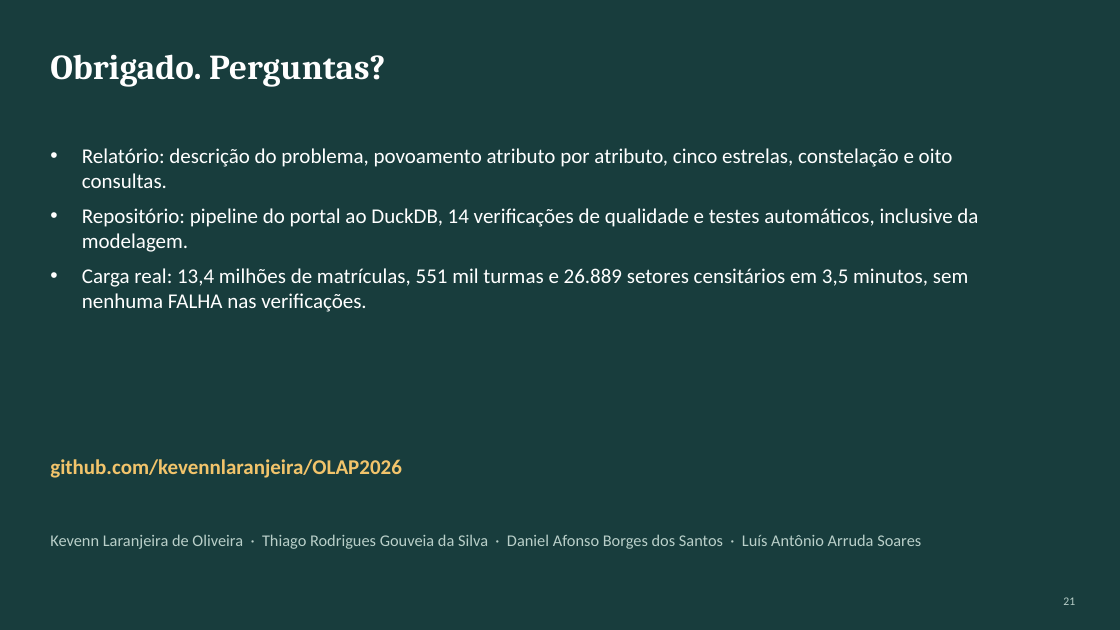
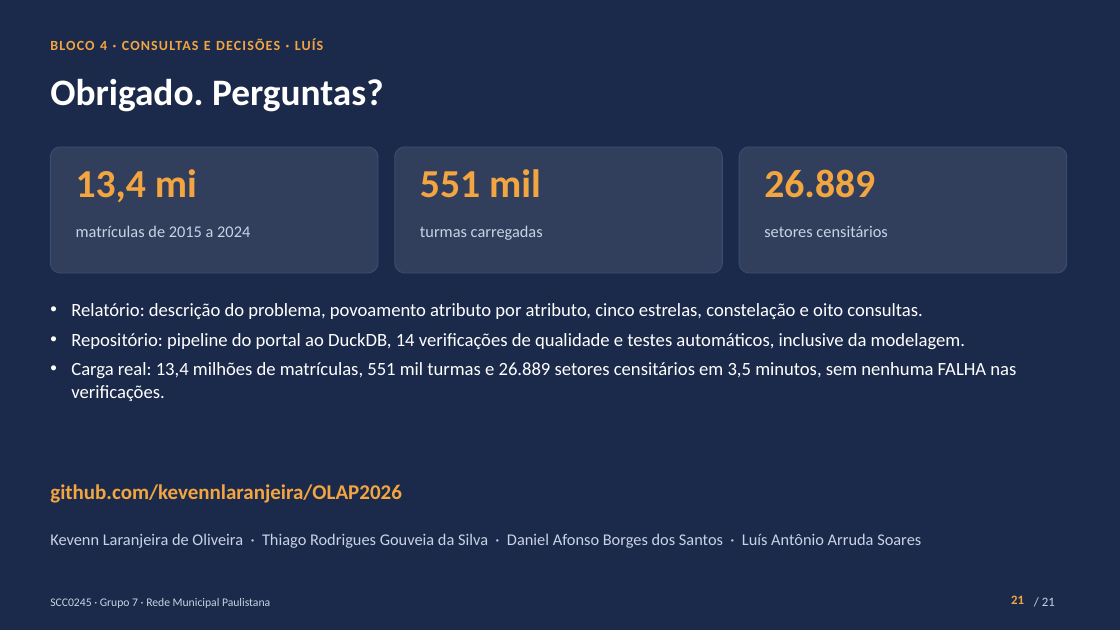
Before and after one commit to kevennlaranjeira/OLAP2026, a slide deck: slide 21 of docs/apresentacao/apresentacao-projeto1.pptx. Drawn at 1120x630 pixels with LibreOffice and Linux fonts; fonts in the diff are those of the drawing. Boxes give left, top, right and bottom in pixels: in the first picture for what was removed or moved away, otherwise in the second. Text is boxed around its words. In the diff, an @@ line names an element or a change of style, - is before the commit and + after.

Commit message:
docs(apresentacao): novo visual, número de página e animações (#4)
Slides com paleta única no tema, etiqueta de bloco e de quem apresenta, número de página, transição de esmaecimento e entrada em sequência dos cartões. Teste novo confere número de página, transição e animação.

```diff
--- a/docs/apresentacao/apresentacao-projeto1.pptx
+++ b/docs/apresentacao/apresentacao-projeto1.pptx
@@ background #183D3D to #1B2A4A @@
@@ text "Obrigado. Perguntas?": place and size @@
-text "Obrigado. Perguntas?" at box(50, 54, 385, 86)
+text "Obrigado. Perguntas?" at box(50, 78, 384, 112)
@@ text "Obrigado. Perguntas?" at box(50, 78, 384, 112): size 30 to 32 pt, font Cambria to Calibri @@
@@ text added at box(50, 38, 323, 50), 12 pt, text #F2A541, bold @@
+BLOCO 4 · CONSULTAS E DECISÕES · LUÍS
@@ rounded rectangle added at box(50, 147, 378, 273), fill #FFFFFF at 10% opacity, outline #3A4D73 0.75 pt @@
@@ rounded rectangle added at box(395, 147, 723, 273), fill #FFFFFF at 10% opacity, outline #3A4D73 0.75 pt @@
@@ rounded rectangle added at box(739, 147, 1067, 273), fill #FFFFFF at 10% opacity, outline #3A4D73 0.75 pt @@
@@ text added at box(76, 169, 197, 202), 34 pt, text #F2A541, bold @@
+13,4 mi
@@ text added at box(420, 169, 541, 198), 34 pt, text #F2A541, bold @@
+551 mil
@@ text added at box(764, 169, 875, 198), 34 pt, text #F2A541, bold @@
+26.889
@@ text added at box(76, 225, 250, 237), 14 pt, text #C9D3E6 @@
+matrículas de 2015 a 2024
@@ text added at box(420, 225, 543, 240), 14 pt, text #C9D3E6 @@
+turmas carregadas
@@ text added at box(764, 226, 887, 237), 14 pt, text #C9D3E6 @@
+setores censitários
@@ text "Relatório: descrição do problema, povoamento ...": place and size @@
-text "Relatório: descrição do problema, povoamento ..." at box(82, 148, 978, 312)
+text "Relatório: descrição do problema, povoamento ..." at box(71, 303, 1016, 401)
@@ text "Relatório: descrição do problema, povoamento ..." at box(71, 303, 1016, 401): size 18 to 16 pt; indent changed; less space between paragraphs @@
@@ text "github.com/kevennlaranjeira/OLAP2026": place and size @@
-text "github.com/kevennlaranjeira/OLAP2026" at box(50, 459, 402, 478)
+text "github.com/kevennlaranjeira/OLAP2026" at box(50, 484, 402, 503)
@@ text "github.com/kevennlaranjeira/OLAP2026" at box(50, 484, 402, 503): text colour #F2C46B to #F2A541; vertical alignment middle to top @@
@@ text "Kevenn Laranjeira de Oliveira · ..." at box(50, 533, 921, 548): text colour #B9CFC9 to #C9D3E6; vertical alignment middle to top @@
@@ text added at box(50, 598, 270, 608), 10 pt, text #C9D3E6 @@
+SCC0245 · Grupo 7 · Rede Municipal Paulistana
@@ page number: place and size @@
-page number at box(1063, 597, 1075, 605)
+page number at box(1011, 595, 1024, 604)
@@ page number at box(1011, 595, 1024, 604): size 10 to 11 pt, text colour #B9CFC9 to #F2A541, bold on; vertical alignment middle to top @@
@@ text added at box(1042, 597, 1055, 606), 11 pt, text #C9D3E6 @@
+/ 21
```
Also in this commit, not shown: 20 other slides changed, 4 other files.
